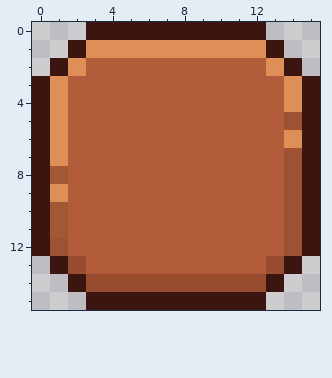
A pixel-art sprite gets an edit: Project/Client/projectGOYA/Assets/Resources/UI/img_ui_btn_menu.png. The first picture shows the starting point.
The file is 16x16 pixels. Colours within 5 levels of each other are drawn and written as one.
After:
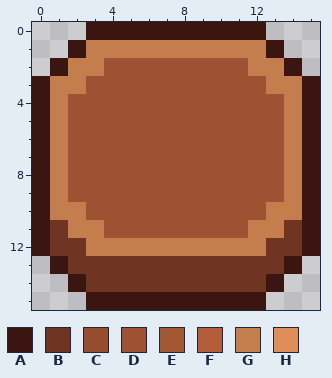
Palette (. is transparent): A #3b150f  B #703423  C #974c2e  D #9e5133  E #a35834  F #b35c3a  G #c47e4e  H #de8f58
Changes in this commit:
Changed rows in their new state; - is an unchanged pixel.
first column x 1:
 1 --GGGGGGGGGG--
 2 -GGDDDDDDDDGG-
 3 GGDDDDDDDDDDGG
 4 GDDDDDDDDDDDDG
 5 GDDDDDDDDDDDDG
 6 GDDDDDDDDDDDDG
 7 GDDDDDDDDDDDDG
 8 GDDDDDDDDDDDDG
 9 GDDDDDDDDDDDDG
10 GGDDDDDDDDDDGG
11 BGGDDDDDDDDGGB
12 BBGGGGGGGGGGBB
13 -BBBBBBBBBBBB-
14 --BBBBBBBBBB--
Pixel boxes of the changes (left, top, right, bottom) in both pictures:
changed: (50, 40, 302, 292)
